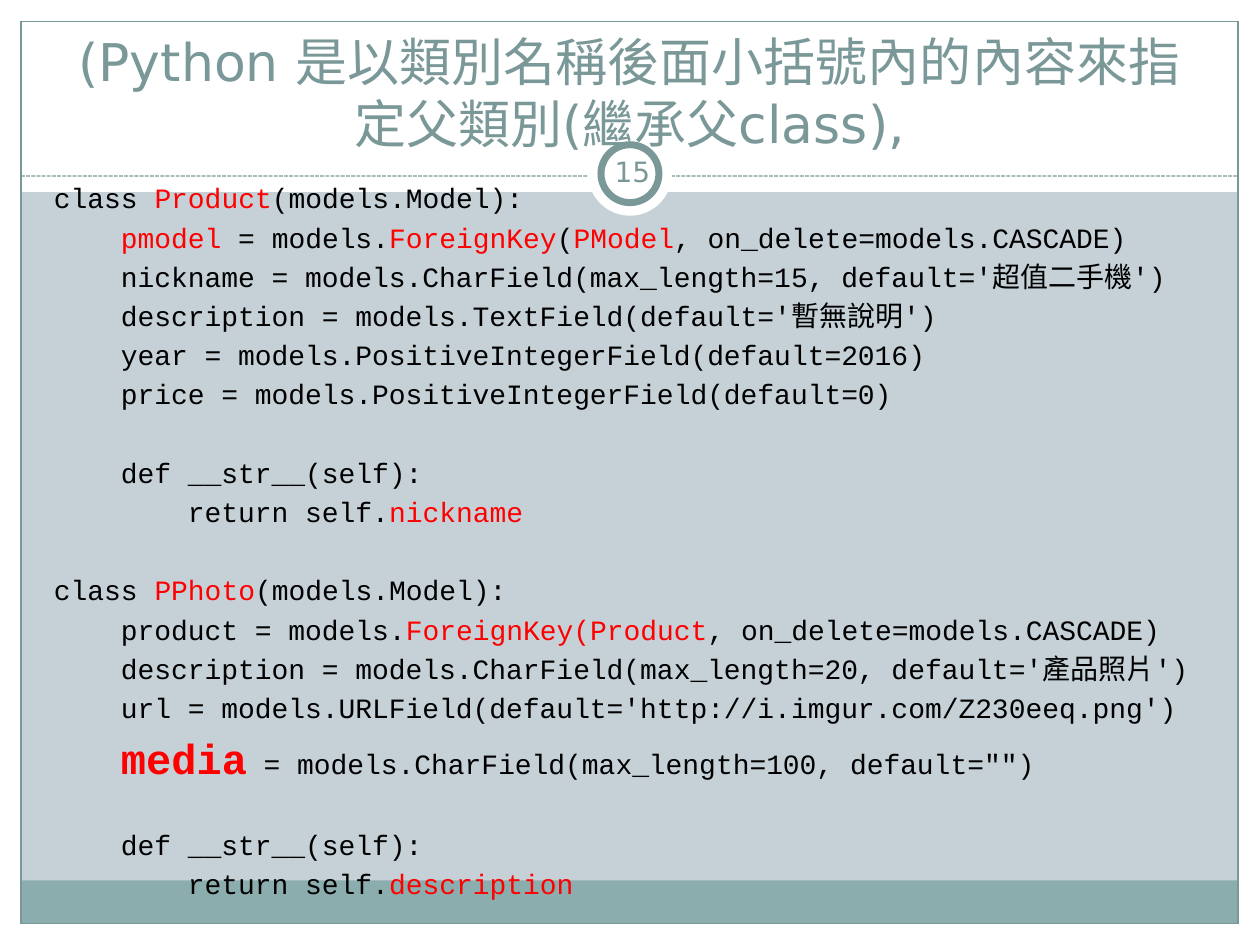
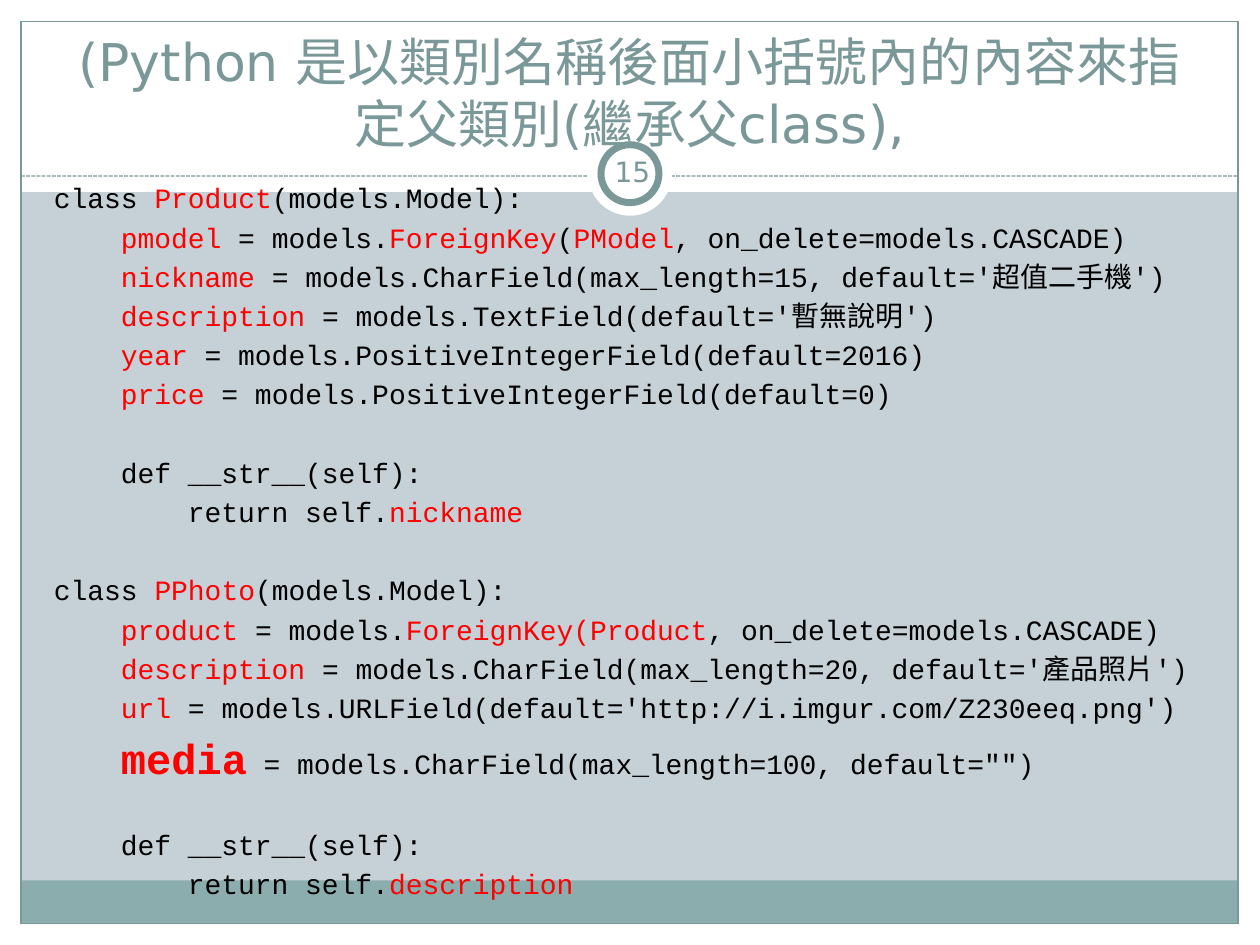
Before and after one commit to jacktea88/406django, a slide deck: slide 15 of ch07/Django4-ch07.pptx. Drawn at 1260x945 pixels with LibreOffice and Linux fonts; fonts in the diff are those of the drawing. Boxes give left, top, right and bottom in pixels: in the first picture for what was removed or moved away, otherwise in the second. Text is boxed around its words. In the diff, an @@ line names an element or a change of style, - is before the commit and + after.

```diff
--- a/ch07/Django4-ch07.pptx
+++ b/ch07/Django4-ch07.pptx
@@ text at (121,267,1188,724): text colour #000000 to #FF0000 in "nickname", "description", "year", "price" and 3 more places @@
```
Also in this commit, not shown: 10 other slides changed, 1 slide added, 6 other files.
